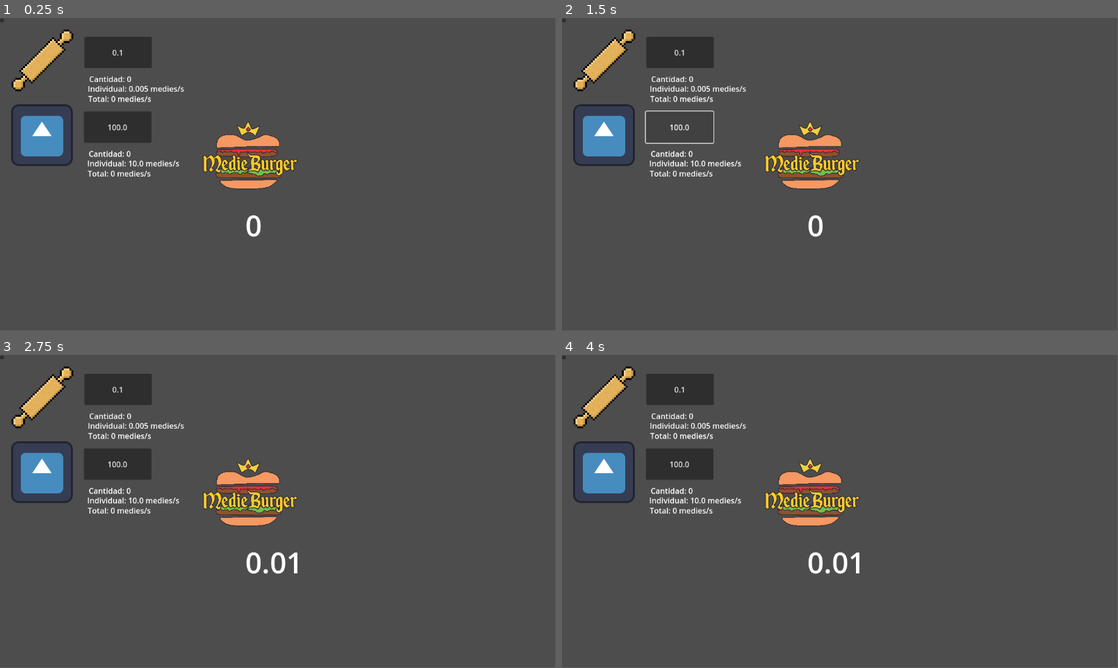
Above: before the commit, frames 1-4 (two rows, left to right).
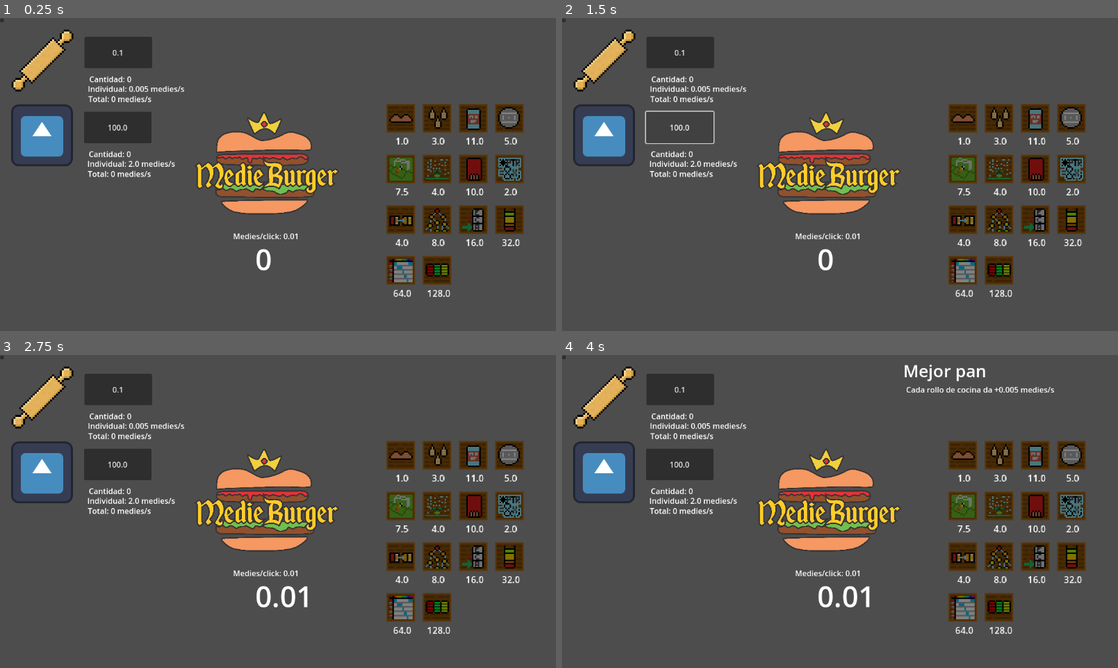
Above: after the commit, the same moments.

Repository: Bustiq/MedieClicker
Game: Godot game, scene res://Scenes/clicker_game.tscn
Same seed, same stepped clock (60 frames per second), same inputs: the game is played once before the commit and once after it. The engine's default icon, where the game draws it, is replaced by a stand-in: a white triangle on a blue panel in a dark square.
Inputs (mouse positions are in pixels of both pictures, inside the frame that each line leads up to; where the layout moved, square brackets give the same spot in the first picture):
- Up to frame 1 (0.25 s): no input
- Up to frame 2 (1.5 s): click "0.1" at 0.5 s; click "100.0" at 1.25 s
- Up to frame 3 (2.75 s): click (266, 498) [250, 492] at 2 s
- Up to frame 4 (4 s): click (606, 398) at 2.77 s; click (962, 455) at 3.52 s
In our replay, the window is 799x449 before the commit and 800x450 after it. These sizes can differ from the game's own. Grey fills any space a smaller window leaves; there, only what the larger window draws over its background counts as a difference.

The runs differ from the first frame. In frame 1, 12% of the frame differs, in the area x 2-95%, y 4-90%; in frame 2, 12%; in frame 3, 12%; in frame 4, 13%, in the area x 2-95%, y 3-90%.

Commit message:
z

Diff:
--- /dev/null
+++ b/medieclicker/Scenes/Minigames/node_2d.tscn
@@ -0,0 +1,3 @@
+[gd_scene format=3 uid="uid://ctrri7xqklayb"]
+
+[node name="SubwaySurfers" type="Node2D"]
--- a/medieclicker/Scenes/clicker_game.tscn
+++ b/medieclicker/Scenes/clicker_game.tscn
@@ -1,9 +1,11 @@
-[gd_scene load_steps=13 format=3 uid="uid://cglbsmcu0s23l"]
+[gd_scene load_steps=15 format=3 uid="uid://cglbsmcu0s23l"]
 
 [ext_resource type="PackedScene" uid="uid://dcj46xak61r0c" path="res://Scenes/building.tscn" id="1_5o60w"]
 [ext_resource type="Texture2D" uid="uid://bvjcxkqxweqo8" path="res://Sprites/Buildings/Rolling_pin.png" id="2_vuo2g"]
 [ext_resource type="Script" uid="uid://btmu7cgd5xh1q" path="res://Scenes/upgrade_description.gd" id="3_g4vk3"]
 [ext_resource type="Script" uid="uid://b31kxl7v1gkn6" path="res://Scenes/upgrades_shop.gd" id="4_b8n2d"]
+[ext_resource type="Script" uid="uid://c8rw76d55k3qc" path="res://Scripts/Upgrades/upgrade_name_text.gd" id="4_g4vk3"]
+[ext_resource type="Script" uid="uid://biywq8ri0i2vo" path="res://Scripts/medies_per_click_text.gd" id="5_b8n2d"]
 [ext_resource type="Script" uid="uid://bqly3mjrf7fwd" path="res://Scripts/medie_counter.gd" id="5_vr2cw"]
 [ext_resource type="Texture2D" uid="uid://dt8nqujhnylju" path="res://Sprites/medieburger.png" id="6_if477"]
 [ext_resource type="Script" uid="uid://7l43tisxm68p" path="res://Scripts/medieboton.gd" id="7_xqrkd"]
@@ -38,14 +40,13 @@
 		buildings[index].set_building_count(save.purchased_buildings[index])
 
 func on_click():
-	SignalManager.on_medie_gain.emit(get_clicked_medies_with_bonus(mpc))
-
-
-
-
-func get_clicked_medies_with_bonus(medies : float):
-	#Mejoras, blah
-	return medies
+	SignalManager.on_medie_gain.emit(get_clicked_medies_with_bonus())
+
+
+
+
+func get_clicked_medies_with_bonus():
+	return mpc + UpgradesManager.get_additive_bonus(ScoreType.type.CLICK)
 
 
 
@@ -102,7 +103,7 @@
 price_increase_mult = 1.2
 building_id = 1
 building_name = "Dos"
-increase = 10.0
+increase = 2.0
 score_type = 2
 
 [node name="UpgradeDescription" type="Label" parent="Control"]
@@ -110,13 +111,43 @@
 anchors_preset = 1
 anchor_left = 1.0
 anchor_right = 1.0
-offset_left = -459.0
-offset_top = 28.0
-offset_right = -120.0
-offset_bottom = 80.0
-grow_horizontal = 0
+offset_left = -439.0
+offset_top = 59.0
+offset_right = -100.0
+offset_bottom = 111.0
+grow_horizontal = 0
+text = "Descripción"
 autowrap_mode = 3
 script = ExtResource("3_g4vk3")
+
+[node name="UpgradeName" type="Label" parent="Control"]
+layout_mode = 1
+anchors_preset = 1
+anchor_left = 1.0
+anchor_right = 1.0
+offset_left = -445.0
+offset_top = 7.0
+offset_right = -106.0
+offset_bottom = 62.0
+grow_horizontal = 0
+theme_override_font_sizes/font_size = 35
+text = "Nombre"
+autowrap_mode = 3
+script = ExtResource("4_g4vk3")
+
+[node name="MediesPerClick" type="Label" parent="Control"]
+layout_mode = 1
+anchors_preset = 1
+anchor_left = 1.0
+anchor_right = 1.0
+offset_left = -716.0
+offset_top = 431.0
+offset_right = -485.0
+offset_bottom = 470.0
+grow_horizontal = 0
+horizontal_alignment = 1
+vertical_alignment = 1
+script = ExtResource("5_b8n2d")
 
 [node name="UpgradesShop" type="GridContainer" parent="Control"]
 layout_mode = 1
@@ -133,15 +164,15 @@
 scale = Vector2(3, 3)
 theme_override_constants/h_separation = 25
 theme_override_constants/v_separation = 35
-columns = 3
+columns = 4
 script = ExtResource("4_b8n2d")
 
 [node name="MedieCounter" type="Label" parent="Control"]
 layout_mode = 0
-offset_left = 509.0
-offset_top = 387.0
-offset_right = 543.0
-offset_bottom = 556.0
+offset_left = 529.0
+offset_top = 456.0
+offset_right = 563.0
+offset_bottom = 625.0
 theme_override_font_sizes/font_size = 60
 text = "0
 "
@@ -154,13 +185,13 @@
 anchor_top = 0.5
 anchor_right = 0.5
 anchor_bottom = 0.5
-offset_left = -1036.0
-offset_top = -876.0
-offset_right = 972.0
-offset_bottom = 545.0
+offset_left = -1003.0
+offset_top = -854.0
+offset_right = 1005.0
+offset_bottom = 567.0
 grow_horizontal = 2
 grow_vertical = 2
-scale = Vector2(0.1, 0.1)
+scale = Vector2(0.15, 0.15)
 pivot_offset = Vector2(975, 850)
 texture_normal = ExtResource("6_if477")
 script = ExtResource("7_xqrkd")
@@ -170,6 +201,8 @@
 offset_right = 40.0
 offset_bottom = 40.0
 script = ExtResource("8_ehdw1")
+IDLE_SCALE = 0.15
+CLICKED_SCALE = 0.18
 
 [node name="PongViewportContainer" type="SubViewportContainer" parent="Control"]
 layout_mode = 0
--- a/medieclicker/Scenes/upgrade_description.gd
+++ b/medieclicker/Scenes/upgrade_description.gd
@@ -5,6 +5,7 @@
 func _ready() -> void:
 	SignalManager.on_upgrade_hovered.connect(set_description)
 	SignalManager.on_upgrade_unhovered.connect(reset_description)
+	reset_description()
 
 
 func set_description(upgrade : Upgrade):
--- a/medieclicker/Scripts/Buildings/building_total_text.gd
+++ b/medieclicker/Scripts/Buildings/building_total_text.gd
@@ -5,7 +5,7 @@
 	SignalManager.on_upgrade_purchased.connect(update_on_upgrade)
 	text = "Total: 0 medies/s"
 
-func update_on_purchase(count):
+func update_on_purchase(_count):
 	text = "Total: " + str($"..".get_building_increase()) + " medies/s"
 
 
--- a/medieclicker/Scripts/Minigames/Pong/Ball.gd
+++ b/medieclicker/Scripts/Minigames/Pong/Ball.gd
@@ -1,7 +1,7 @@
 extends CharacterBody2D
 
 var win_size : Vector2
-const START_SPEED = 800
+const START_SPEED = 200
 var dir : Vector2
 @export var speed : int
 const MAX_Y_VECTOR = 100
@@ -39,6 +39,7 @@
 			$"../Player".bouncePower += $"../Player".bouncePower * 0.15
 			speed = $"../Player".bouncePower
 			dir = new_direction(collider)
+			SignalManager.on_pong_self_bounce.emit()
 
 
 		elif collider == $"../CPU":
@@ -59,10 +60,10 @@
 
 
 func random_direction():
-	var new_direction := Vector2()
-	new_direction.x = [1, -1].pick_random()
-	new_direction.y = randf_range(-1, 1)
-	return new_direction.normalized()
+	var new_ball_direction := Vector2()
+	new_ball_direction.x = [1, -1].pick_random()
+	new_ball_direction.y = randf_range(-1, 1)
+	return new_ball_direction.normalized()
 
 
 
--- a/medieclicker/Scripts/Minigames/Pong/Base_CPU.gd
+++ b/medieclicker/Scripts/Minigames/Pong/Base_CPU.gd
@@ -28,7 +28,6 @@
 	speed_mult = UpgradesManager.get_pong_speed_bonus(false)
 
 func _process(delta):
-	print(speed_mult, " ", BASE_SPEED * speed_mult)
 	if isCpu:
 		ball_pos = $"../Ball".position
 		dist = position.y - ball_pos.y
--- a/medieclicker/Scripts/Minigames/Pong/pong_game.gd
+++ b/medieclicker/Scripts/Minigames/Pong/pong_game.gd
@@ -3,25 +3,10 @@
 
 
 @onready var sfx_score = $scoreSFX
-@onready var pause_Menu = $PauseMenu
-var paused = false
-var base_pong_score = 3
+
+var base_pong_score = 20
 
 
-func _process(delta: float) -> void:
-	if Input.is_action_just_pressed("Pause"):
-		pauseMenu()
-
-		pass
-
-func pauseMenu():
-	if paused:
-		pause_Menu.hide()
-		Engine.time_scale = 1
-	else:
-		pause_Menu.show()
-		Engine.time_scale = 0
-	paused = !paused
 
 
 
@@ -38,7 +23,6 @@
 
 	sfx_score.play()
 	$BallTimer.start()
-	SignalManager.on_pong_loss.emit()
 
 
 
--- a/medieclicker/Scripts/Minigames/pong_goal_medie_shower.gd
+++ b/medieclicker/Scripts/Minigames/pong_goal_medie_shower.gd
@@ -7,7 +7,7 @@
 	SignalManager.on_upgrade_purchased.connect(update_text)
 
 func _on_pong_viewport_child_entered_tree(node: Node) -> void:
-	pong_increase = $"../PongViewportContainer/PongViewport".get_child(0).base_pong_score
+	pong_increase = node.base_pong_score
 	text = "Medies/gol: " + str(pong_increase)
 	show()
 
--- /dev/null
+++ b/medieclicker/Scripts/Upgrades/click_upgrade.gd
@@ -0,0 +1,17 @@
+extends Upgrade
+class_name ClickUpgrade
+
+
+var required_clicks
+var flat_bonus
+
+func _init(_id : int, _upgrade_name : String, _cost : float, _icon : Texture2D, _clicks : int, _bonus : float) -> void:
+	flat_bonus = _bonus
+	super(_id, _upgrade_name, "+" + str(flat_bonus) + " medies/click", ScoreType.type.CLICK, _cost, _icon)
+	required_clicks = _clicks
+
+func unlock_condition():
+	return MedieManager.click_count >= required_clicks
+
+func get_additive_increase():
+	return flat_bonus
--- a/medieclicker/Scripts/Upgrades/pong_speed_mult.gd
+++ b/medieclicker/Scripts/Upgrades/pong_speed_mult.gd
@@ -1,19 +1,19 @@
 extends Upgrade
 class_name PongSpeedBonus
 
-var required_cpu_goals : int
+var required_self_bounces : int
 var speed_mult : float
 var targets_player : bool
 
 
-func _init(_id : int, _upgrade_name : String, _description : String, _cost : float, _icon : Texture2D, _goals : int, _speed_mult : float, _targets_player : bool) -> void:
+func _init(_id : int, _upgrade_name : String, _description : String, _cost : float, _icon : Texture2D, _bounces : int, _speed_mult : float, _targets_player : bool) -> void:
 	super(_id, _upgrade_name, _description, ScoreType.type.PONG, _cost, _icon)
-	required_cpu_goals = _goals
+	required_self_bounces = _bounces
 	speed_mult = _speed_mult
 	targets_player = _targets_player
 
 func unlock_condition():
-	return MedieManager.pong_loss_count >= required_cpu_goals
+	return MedieManager.pong_self_bounce_count >= required_self_bounces
 
 func get_speed_increase():
 	return speed_mult
--- /dev/null
+++ b/medieclicker/Scripts/Upgrades/upgrade_name_text.gd
@@ -0,0 +1,12 @@
+extends Label
+
+func _ready() -> void:
+	SignalManager.on_upgrade_hovered.connect(update_text)
+	SignalManager.on_upgrade_unhovered.connect(reset_text)
+	reset_text()
+
+func reset_text():
+	text = ""
+
+func update_text(upgrade : Upgrade):
+	text = upgrade.upgrade_name
--- a/medieclicker/Scripts/Upgrades/upgrades_database.gd
+++ b/medieclicker/Scripts/Upgrades/upgrades_database.gd
@@ -4,16 +4,23 @@
 
 func _ready() -> void:
 	var better_bread = BuildingUpgrade.new(1, "Mejor pan", "Cada rollo de cocina da +0.005 medies/s", $"../Control/Buildings/".get_child(0), 1, load("res://Sprites/Upgrades/1_Better_bread.png"), 3, 0.005, 1)
-	var sesame_seeds = BuildingUpgrade.new(2, "Semillas de sésamo", "Cada rollo de cocina da +0.02 medies/s", $"../Control/Buildings/".get_child(0), 3, load("res://Sprites/Upgrades/2_Sesame_seeds.png"), 10, 0.02, 1)
-	var thicker_flour = BuildingUpgrade.new(6, "Herina más espesa", "Cada rollo de cocina da +0.07 medies/s", $"../Control/Buildings/".get_child(0), 25, load("res://Sprites/Upgrades/2_Sesame_seeds.png"), 100, 0.07, 1)
-	var pong_unlock = MinigameUnlockUpgrade.new(3, "Desbloquear Pong", "Desbloquea el minijuego pong (Se controla con la rueda del mouse)", ScoreType.type.PONG, 5, load("res://Sprites/pong_icon.png"), 2, $"../Control/PongViewportContainer/PongViewport", "res://Scenes/Minigames/Pong/pong_game.tscn")
+	var sesame_seeds = BuildingUpgrade.new(2, "Semillas de sésamo", "Cada rollo de cocina da +0.01 medies/s", $"../Control/Buildings/".get_child(0), 3, load("res://Sprites/Upgrades/2_Sesame_seeds.png"), 8, 0.01, 1)
+	var thicker_flour = BuildingUpgrade.new(6, "Harina más espesa", "Cada rollo de cocina da +0.04 medies/s", $"../Control/Buildings/".get_child(0), 11, load("res://Sprites/Upgrades/3_Thicker_flour.png"), 20, 0.04, 1)
+	var pong_unlock = MinigameUnlockUpgrade.new(3, "Desbloquear Pong", "Desbloquea el minijuego pong (Se controla con la rueda del mouse)", ScoreType.type.PONG, 5, load("res://Sprites/pong_icon.png"), 4, $"../Control/PongViewportContainer/PongViewport", "res://Scenes/Minigames/Pong/pong_game.tscn")
 	var tetris_unlock = MinigameUnlockUpgrade.new(4, "Desbloquear Tetris", "Desbloquea el minijuego tetris", ScoreType.type.TETRIS, 0, load("res://Sprites/Upgrades/tetris.png"), 0, $"../Control/TetrisViewportContainer/TetrisViewport", "res://Scenes/Minigames/Tetris/tetris_game.tscn")
 
-	var golazos = PongScoreBonus.new(5, "Golazos", "Cada gol en el pong te da 1.5 medies más", 7.5, load("res://Sprites/Upgrades/goal.png"), 5, 1.5)
+	var golazos = PongScoreBonus.new(5, "Golazos", "Cada gol en el pong te da 5 medies más", 7.5, load("res://Sprites/Upgrades/goal.png"), 5, 5)
 
-	var sprinklers = PongSpeedBonus.new(7, "Rociadores", "El enemigo del pong se mueve 30% más lento", 4, load("res://Sprites/Upgrades/Sprinkler.png"), 5, 0.7, false)
-	var red_card = PongSpeedBonus.new(8, "Tarjeta roja", "El enemigo del pong se mueve 30% más lento", 10, load("res://Sprites/Upgrades/red_card.png"), 15, 0.7, false)
+	var sprinklers = PongSpeedBonus.new(7, "Rociadores", "El enemigo del pong se mueve 30% más lento", 4, load("res://Sprites/Upgrades/Sprinkler.png"), 15, 0.7, false)
+	var red_card = PongSpeedBonus.new(8, "Tarjeta roja", "El enemigo del pong se mueve 30% más lento", 10, load("res://Sprites/Upgrades/red_card.png"), 40, 0.7, false)
 
+	var pointer = ClickUpgrade.new(9, "Puntero", 2, load("res://Sprites/Upgrades/pointer_border.png"), 100, 0.01)
+	var linked_list = ClickUpgrade.new(10, "Lista enlazada", 4, load("res://Sprites/Upgrades/linked_list.png"), 200, 0.02)
+	var binary_tree = ClickUpgrade.new(11, "Árbol enlazado", 8, load("res://Sprites/Upgrades/binary_tree.png"), 350, 0.03)
+	var clock = ClickUpgrade.new(12, "Reloj", 16, load("res://Sprites/Upgrades/clock.png"), 450, 0.05)
+	var stack = ClickUpgrade.new(13, "Pila", 32, load("res://Sprites/Upgrades/stack.png"), 550, 0.05)
+	var round_robin = ClickUpgrade.new(14, "Round Robin", 64, load("res://Sprites/Upgrades/round_robin.png"), 650, 0.08)
+	var raid_4 = ClickUpgrade.new(15, "Raid 4", 128, load("res://Sprites/Upgrades/raid_4.png"), 750, 0.08)
 	# var steroids = PongStrengthUpgrade.new()
 	# Esteroides: En el pong, empujas la pelota más rápido
 	# (Ya están los sprites)
@@ -28,3 +35,10 @@
 	UpgradesManager.create_upgrade(golazos)
 	UpgradesManager.create_upgrade(sprinklers)
 	UpgradesManager.create_upgrade(red_card)
+	UpgradesManager.create_upgrade(pointer)
+	UpgradesManager.create_upgrade(linked_list)
+	UpgradesManager.create_upgrade(binary_tree)
+	UpgradesManager.create_upgrade(clock)
+	UpgradesManager.create_upgrade(stack)
+	UpgradesManager.create_upgrade(round_robin)
+	UpgradesManager.create_upgrade(raid_4)
--- a/medieclicker/Scripts/Upgrades/upgrades_manager.gd
+++ b/medieclicker/Scripts/Upgrades/upgrades_manager.gd
@@ -27,12 +27,18 @@
 	SignalManager.on_building_purchased.connect(on_building_purchased)
 	SignalManager.on_upgrade_purchased.connect(on_upgrade_purchased)
 	SignalManager.on_medies_changed.connect(on_medie_count_changed)
-	SignalManager.on_pong_score.connect(on_pong_score)
-	SignalManager.on_pong_loss.connect(on_pong_loss)
+	#SignalManager.on_pong_score.connect(on_pong_score)
+	#SignalManager.on_pong_self_bounce.connect(on_pong_self_bounce)
+	#SignalManager.on_medie_clicked.connect(on_medie_clicked)
+	SignalManager.on_pong_score.connect(check_for_unlocked_upgrades)
+	SignalManager.on_pong_self_bounce.connect(check_for_unlocked_upgrades)
+	SignalManager.on_medie_clicked.connect(check_for_unlocked_upgrades)
 
 
 func create_upgrade(upgrade : Upgrade):
 	add_upgrade(locked_upgrades, upgrade)
+	unlock_upgrade(upgrade)
+
 
 func add_upgrade(dictionary, upgrade : Upgrade):
 	dictionary.get(upgrade.type).append(upgrade)
@@ -46,6 +52,7 @@
 func unlock_upgrade(upgrade : Upgrade):
 	remove_upgrade(locked_upgrades, upgrade)
 	add_upgrade(unlocked_upgrades, upgrade)
+	SignalManager.on_upgrade_unlocked.emit(upgrade)
 
 func on_building_purchased(type : ScoreType.type):
 	var unlocked = []
@@ -60,7 +67,7 @@
 			unlocked.append(upgrade)
 	for upgrade in unlocked:
 		unlock_upgrade(upgrade)
-		SignalManager.on_upgrade_unlocked.emit(upgrade)
+
 
 func on_upgrade_purchased(upgrade : Upgrade):
 	print("purchased " + upgrade.upgrade_name + "! (upgrade manager)")
@@ -71,12 +78,12 @@
 	var total_bonus = 0.0
 
 	for upgrade in purchased_upgrades[building]:
-		if  upgrade is BuildingUpgrade or PongScoreBonus:
+		if  upgrade is BuildingUpgrade or PongScoreBonus or ClickUpgrade:
 			total_bonus += upgrade.get_additive_increase()
 	return total_bonus
 
 
-func on_medie_count_changed(useless_but_needed_param : float):
+func on_medie_count_changed(_useless_but_needed_param : float):
 	var unlocked = []
 	for upgradeType in locked_upgrades:
 
@@ -91,34 +98,56 @@
 
 	for upgrade in unlocked:
 		unlock_upgrade(upgrade)
-		SignalManager.on_upgrade_unlocked.emit(upgrade)
 
-func on_pong_score():
+
+#func on_pong_score():
+	#var unlocked = []
+	#for upgrade in locked_upgrades[ScoreType.type.PONG]:
+		#if  not upgrade is PongScoreBonus:
+			#continue
+		##print(upgrade.upgrade_name + " desbloqueada: " + str(upgrade.unlock_condition()))
+		#if upgrade.unlock_condition():
+			#unlocked.append(upgrade)
+	#
+	#for upgrade in unlocked:
+		#unlock_upgrade(upgrade)
+
+#
+#
+#func on_pong_self_bounce():
+	#var unlocked = []
+	#for upgrade in locked_upgrades[ScoreType.type.PONG]:
+		#if  not upgrade is PongSpeedBonus:
+			#continue
+		##print(upgrade.upgrade_name + " desbloqueada: " + str(upgrade.unlock_condition()))
+		#if upgrade.unlock_condition():
+			#unlocked.append(upgrade)
+	#
+	#for upgrade in unlocked:
+		#unlock_upgrade(upgrade)
+
+#
+#func on_medie_clicked():
+	#var unlocked = []
+	#for upgrade in locked_upgrades[ScoreType.type.PONG]:
+		#if not upgrade is ClickUpgrade:
+			#continue
+		#if upgrade.unlock_condition():
+			#unlocked.append(upgrade)
+	#
+	#for upgrade in unlocked:
+		#unlock_upgrade(upgrade)
+
+
+func check_for_unlocked_upgrades():
 	var unlocked = []
-	for upgrade in locked_upgrades[ScoreType.type.PONG]:
-		if  not upgrade is PongScoreBonus:
-			continue
-		#print(upgrade.upgrade_name + " desbloqueada: " + str(upgrade.unlock_condition()))
-		if upgrade.unlock_condition():
-			unlocked.append(upgrade)
+	for score_type in locked_upgrades:
+		for upgrade in locked_upgrades[score_type]:
+			if upgrade.unlock_condition():
+				unlocked.append(upgrade)
 
 	for upgrade in unlocked:
 		unlock_upgrade(upgrade)
-		SignalManager.on_upgrade_unlocked.emit(upgrade)
-
-
-func on_pong_loss():
-	var unlocked = []
-	for upgrade in locked_upgrades[ScoreType.type.PONG]:
-		if  not upgrade is PongSpeedBonus:
-			continue
-		#print(upgrade.upgrade_name + " desbloqueada: " + str(upgrade.unlock_condition()))
-		if upgrade.unlock_condition():
-			unlocked.append(upgrade)
-
-	for upgrade in unlocked:
-		unlock_upgrade(upgrade)
-		SignalManager.on_upgrade_unlocked.emit(upgrade)
 
 
 func get_pong_speed_bonus(player : bool):
--- a/medieclicker/Scripts/medie_manager.gd
+++ b/medieclicker/Scripts/medie_manager.gd
@@ -3,7 +3,8 @@
 var total_medie_count : float = 0
 var medieCount : float = 0
 var pong_goals_count : int = 0
-var pong_loss_count : int = 40
+var pong_self_bounce_count : int = 0
+var click_count : int = 0
 
 
 const debug_mode = true
@@ -14,10 +15,14 @@
 	SignalManager.on_game_save.connect(send_saved_data)
 	SignalManager.on_game_load.connect(load_saved_data)
 	SignalManager.on_pong_score.connect(on_pong_score)
-	SignalManager.on_pong_loss.connect(on_pong_loss)
+	SignalManager.on_pong_self_bounce.connect(on_pong_self_bounce)
+	SignalManager.on_medie_clicked.connect(on_medie_clicked)
 
-func on_pong_loss():
-	pong_loss_count += 1
+func on_medie_clicked():
+	click_count += 1
+
+func on_pong_self_bounce():
+	pong_self_bounce_count += 1
 
 func on_pong_score():
 	pong_goals_count += 1
--- /dev/null
+++ b/medieclicker/Scripts/medies_per_click_text.gd
@@ -0,0 +1,10 @@
+extends Label
+
+func _ready() -> void:
+	SignalManager.on_upgrade_purchased.connect(update_mps)
+	text = "Medies/click: " + str($"../..".get_clicked_medies_with_bonus())
+
+func update_mps(upgrade : Upgrade):
+	if upgrade.type != ScoreType.type.CLICK:
+		return
+	text = "Medies/click: " + str($"../..".get_clicked_medies_with_bonus())
--- a/medieclicker/Scripts/saved_data.gd
+++ b/medieclicker/Scripts/saved_data.gd
@@ -9,14 +9,14 @@
 func _ready() -> void:
 	SignalManager.on_upgrade_purchased.connect(on_upgrade_purchased)
 
-func _input(event: InputEvent) -> void:
+#func _input(event: InputEvent) -> void:
 	#if event.is_action_pressed("ui_accept"):
 	#	save()
 	#elif event.is_action_pressed("Move_Down"):
 	#	load_saved_data()
 	#elif event.is_action_pressed("Move_Up"):
 	#	test_load()
-	pass
+#	pass
 
 func save():
 	print("Saving....")
--- a/medieclicker/Scripts/signalManager.gd
+++ b/medieclicker/Scripts/signalManager.gd
@@ -13,4 +13,4 @@
 signal on_game_save()
 signal on_game_load(save : Save)
 signal on_pong_score()
-signal on_pong_loss()
+signal on_pong_self_bounce()
--- a/medieclicker/project.godot
+++ b/medieclicker/project.godot
@@ -23,6 +23,10 @@
 MedieManager="*res://Scripts/medie_manager.gd"
 UpgradesManager="*res://Scripts/Upgrades/upgrades_manager.gd"
 SavedData="*res://Scripts/saved_data.gd"
+
+[display]
+
+window/stretch/mode="viewport"
 
 [input]
 
Not shown, added: medieclicker/Scripts/Upgrades/click_upgrade.gd.uid
Not shown, added: medieclicker/Scripts/Upgrades/upgrade_name_text.gd.uid
Not shown, added: medieclicker/Scripts/medies_per_click_text.gd.uid
Binary file added: medieclicker/Sprites/Upgrades/binary_tree.png
Not shown, added: medieclicker/Sprites/Upgrades/binary_tree.png.import
Binary file added: medieclicker/Sprites/Upgrades/clock.png
Not shown, added: medieclicker/Sprites/Upgrades/clock.png.import
Binary file added: medieclicker/Sprites/Upgrades/linked_list.png
Not shown, added: medieclicker/Sprites/Upgrades/linked_list.png.import
Binary file added: medieclicker/Sprites/Upgrades/pointer.png
Not shown, added: medieclicker/Sprites/Upgrades/pointer.png.import
Binary file added: medieclicker/Sprites/Upgrades/pointer_border.png
(and 15 more such lines)
